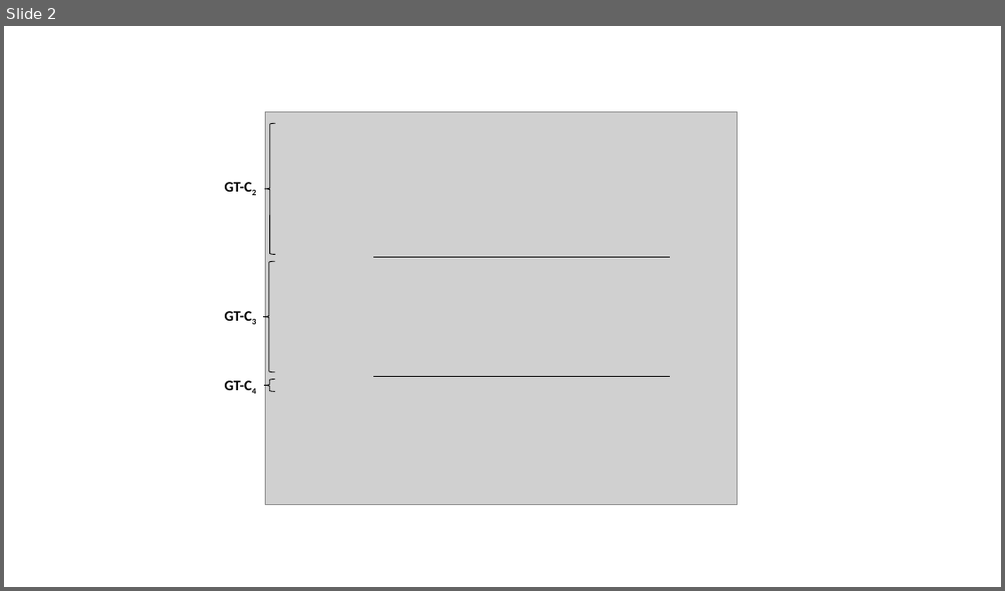
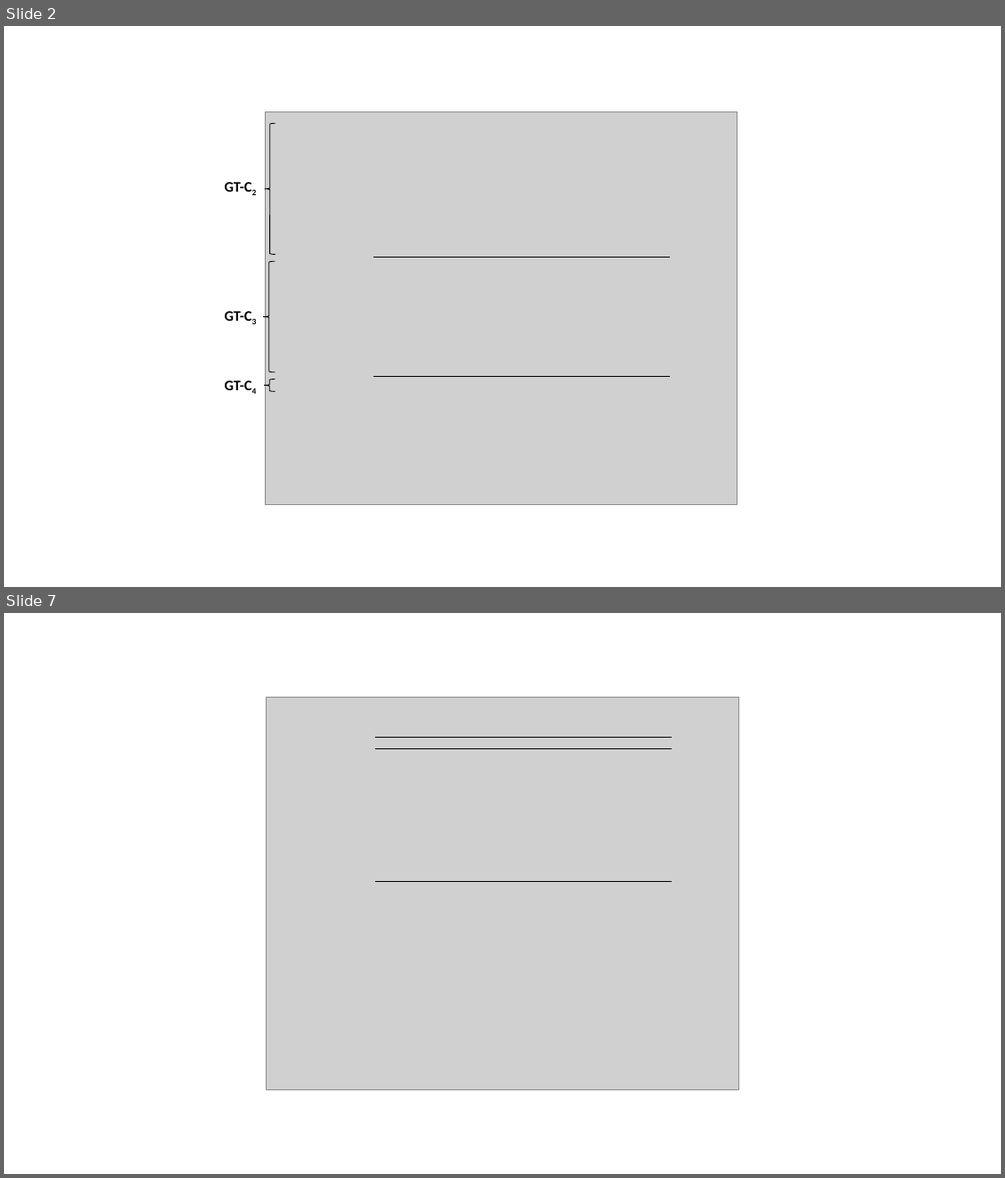
Before and after one commit to idameitil/sdpl-utilizing-gts, a slide deck: manuscript/manuscript-figures/heatmap/Presentation1.pptx. Shown one above the other, each under a label of ours: slide 2 before the commit, slides 2 and 7 after it; the slides between them are not shown. The pictures are 1005x591 and 1005x1178 pixels, drawn with LibreOffice and Linux fonts; fonts in the diff are those of the drawing; grey boxes stand for pictures. Boxes give left, top, right and bottom in pixels: in the first picture for what was removed or moved away, otherwise in the second. Text is boxed around its words. In the diff, an @@ line names an element or a change of style, - is before the commit and + after.

```diff
--- a/manuscript/manuscript-figures/heatmap/Presentation1.pptx
+++ b/manuscript/manuscript-figures/heatmap/Presentation1.pptx
@@ slide 7 added at (4,613,1001,1174), background #FFFFFF @@
@@ picture added at (267,697,739,1089) @@
@@ line added from (375, 737) to (672, 737), #000000 0.75 pt @@
@@ line added from (375, 748) to (672, 748), #000000 0.75 pt @@
@@ line added from (375, 882) to (672, 882), #000000 0.75 pt @@
```
Also in this commit, not shown: 4 other slides added, 19 other files.
